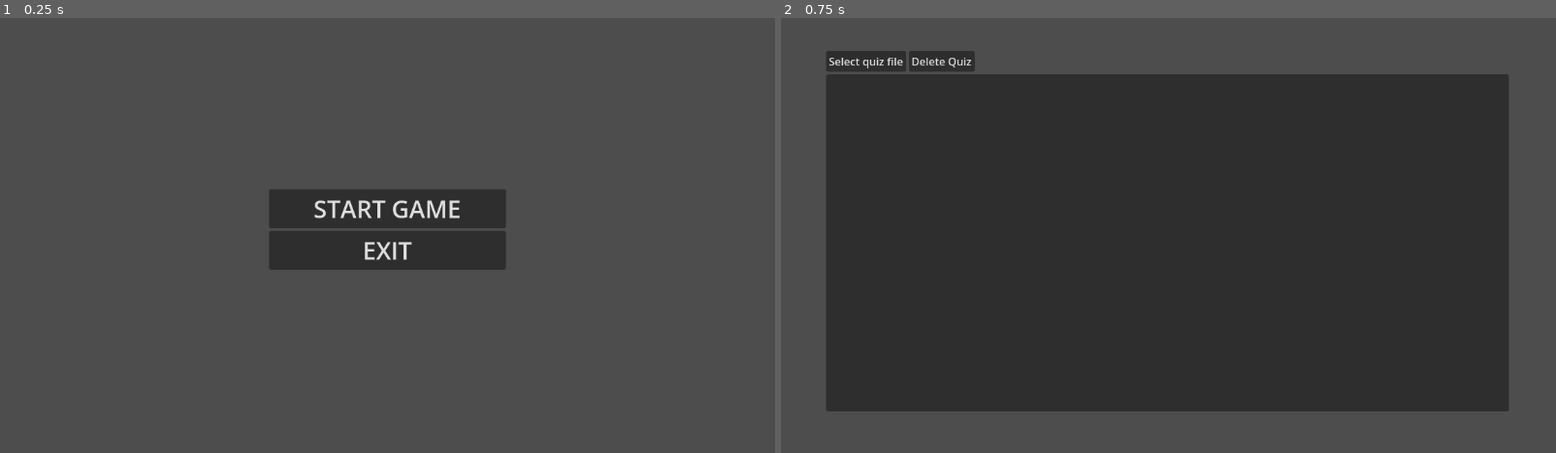
Above: before the commit, frames 1-2 (left to right).
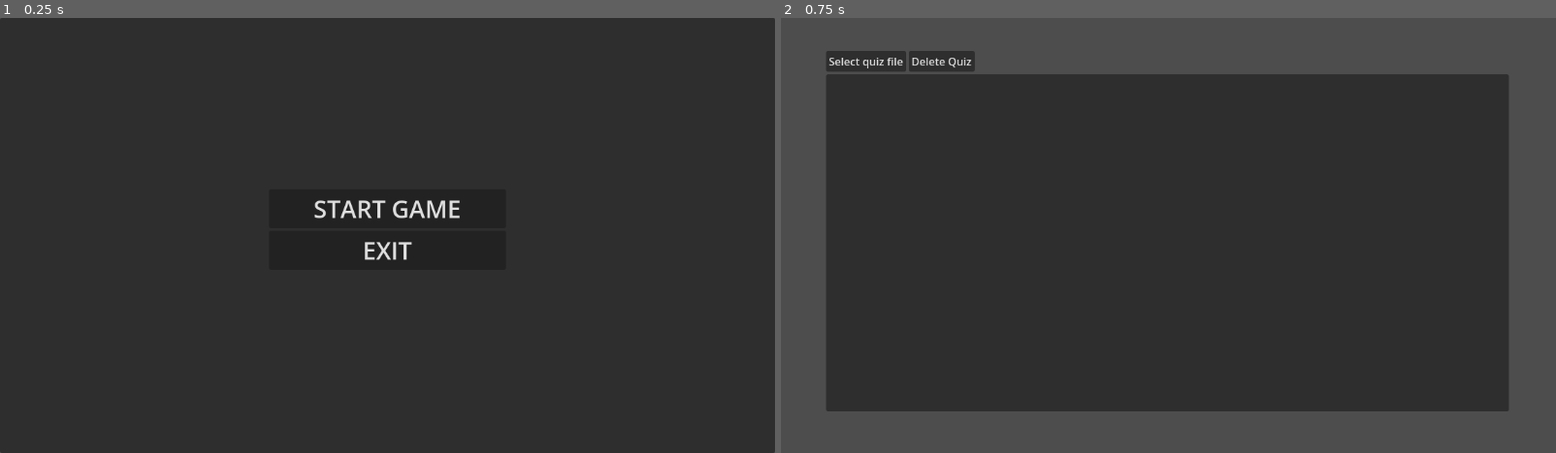
Above: after the commit, the same moments.

Repository: NwizuEmmanuel/quiz-combat
Game: Godot game, scene res://scenes/HUB.tscn
Two runs of this game, one before a commit and one after it. Both use one fixed random seed, a clock stepped at 60 frames per second and the inputs below.
Inputs:
- Up to frame 1 (0.25 s): no input
- Up to frame 2 (0.75 s): click "START GAME" at 0.5 s

The runs differ from the first frame. In frame 1, 95% of the frame differs, in the area x 0-100%, y 0-100%; in frame 2, nothing differs.

Commit message:
refactor: update HUB scene structure and navigation, enhance main scene file dialog title

Diff:
--- a/scenes/HUB.tscn
+++ b/scenes/HUB.tscn
@@ -2,16 +2,17 @@
 
 [ext_resource type="Script" uid="uid://b46oj7owjjnx" path="res://scripts/hub.gd" id="1_fglp0"]
 
-[node name="Hub" type="Control" unique_id=217490857]
-layout_mode = 3
+[node name="CanvasLayer" type="CanvasLayer" unique_id=45043784]
+script = ExtResource("1_fglp0")
+
+[node name="Panel" type="Panel" parent="." unique_id=1754652206]
 anchors_preset = 15
 anchor_right = 1.0
 anchor_bottom = 1.0
 grow_horizontal = 2
 grow_vertical = 2
-script = ExtResource("1_fglp0")
 
-[node name="VBox" type="VBoxContainer" parent="." unique_id=1535920191]
+[node name="VBox" type="VBoxContainer" parent="Panel" unique_id=1535920191]
 layout_mode = 1
 anchors_preset = 8
 anchor_left = 0.5
@@ -25,12 +26,12 @@
 grow_horizontal = 2
 grow_vertical = 2
 
-[node name="StartGame" type="Button" parent="VBox" unique_id=1230524582]
+[node name="StartGame" type="Button" parent="Panel/VBox" unique_id=1230524582]
 layout_mode = 2
 theme_override_font_sizes/font_size = 36
 text = "START GAME"
 
-[node name="Exit" type="Button" parent="VBox" unique_id=2040810428]
+[node name="Exit" type="Button" parent="Panel/VBox" unique_id=2040810428]
 layout_mode = 2
 theme_override_font_sizes/font_size = 36
 text = "EXIT"
--- a/scenes/main.tscn
+++ b/scenes/main.tscn
@@ -12,7 +12,7 @@
 script = ExtResource("1_o5qli")
 
 [node name="FileDialog" type="FileDialog" parent="." unique_id=272767719]
-title = "Open Quiz"
+title = "Open a File"
 file_mode = 0
 display_mode = 1
 access = 2
--- a/scripts/hub.gd
+++ b/scripts/hub.gd
@@ -1,7 +1,7 @@
-extends Control
+extends CanvasLayer
 
-@onready var start_game_btn = $VBox/StartGame
-@onready var exit_btn = $VBox/Exit
+@onready var start_game_btn = $Panel/VBox/StartGame
+@onready var exit_btn = $Panel/VBox/Exit
 
 # Called when the node enters the scene tree for the first time.
 func _ready() -> void:
--- a/scripts/main.gd
+++ b/scripts/main.gd
@@ -10,6 +10,8 @@
 var pending_source_path : String = ""
 var pending_target_path: String = ""
 
+var hub_scene = preload("res://scenes/HUB.tscn")
+var hub_instance: CanvasLayer = null
 
 func _ready() -> void:
 	add_button.connect("pressed", _on_add_button_pressed)
@@ -25,9 +27,30 @@
 
 	refresh_file_list()
 
-func _process(_delta: float) -> void:
-	if Input.is_action_pressed("go_to_hub"):
-		get_tree().change_scene_to_file("res://scenes/HUB.tscn")
+func _input(event: InputEvent) -> void:
+	if event.is_action_pressed("go_to_hub"):
+		toggle_hub()
+
+func toggle_hub():
+	if hub_instance == null:
+		open_hub()
+	else:
+		close_hub()
+
+
+func open_hub():
+	if hub_instance != null:
+		return # already open
+	hub_instance = hub_scene.instantiate()
+	add_child(hub_instance)
+
+
+func close_hub():
+	if hub_instance == null:
+		return
+	hub_instance.queue_free()
+	hub_instance = null
+
 
 # SELECT FILE
 func _on_add_button_pressed() -> void:
--- a/scripts/quiz.gd
+++ b/scripts/quiz.gd
@@ -14,6 +14,34 @@
 var boss_life = 100
 var player_life = 100
 
+var hub_scene = preload("res://scenes/HUB.tscn")
+var hub_instance: CanvasLayer = null
+
+func _input(event: InputEvent) -> void:
+	if event.is_action_pressed("go_to_hub"):
+		toggle_hub()
+
+func toggle_hub():
+	if hub_instance == null:
+		open_hub()
+	else:
+		close_hub()
+
+func open_hub():
+	if hub_instance != null:
+		return
+	hub_instance = hub_scene.instantiate()
+	add_child(hub_instance)
+
+
+func close_hub():
+	if hub_instance == null:
+		return
+	hub_instance.queue_free()
+	hub_instance = null
+
+
+
 func give_player_boss_life():
 	player_bar.value = player_life
 	boss_bar.value = boss_life
@@ -29,8 +57,6 @@
 func _process(_delta: float) -> void:
 	if boss_life <= 0.0 or player_life <= 0.0:
 		reset_quiz()
-	if Input.is_action_pressed("go_to_hub"):
-		get_tree().change_scene_to_file("res://scenes/HUB.tscn")
 
 func display_question():
 	# Check if we've reached the end
